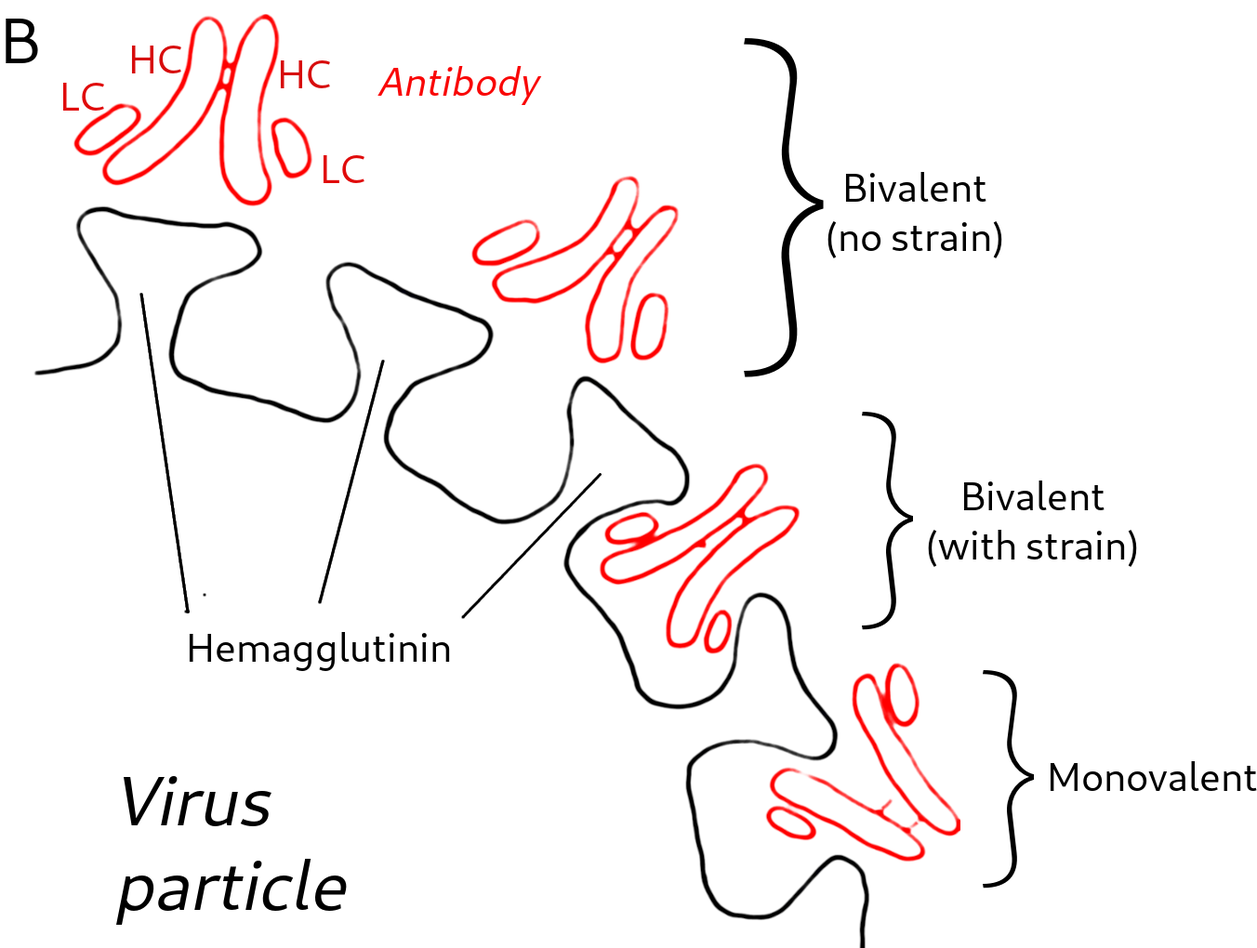
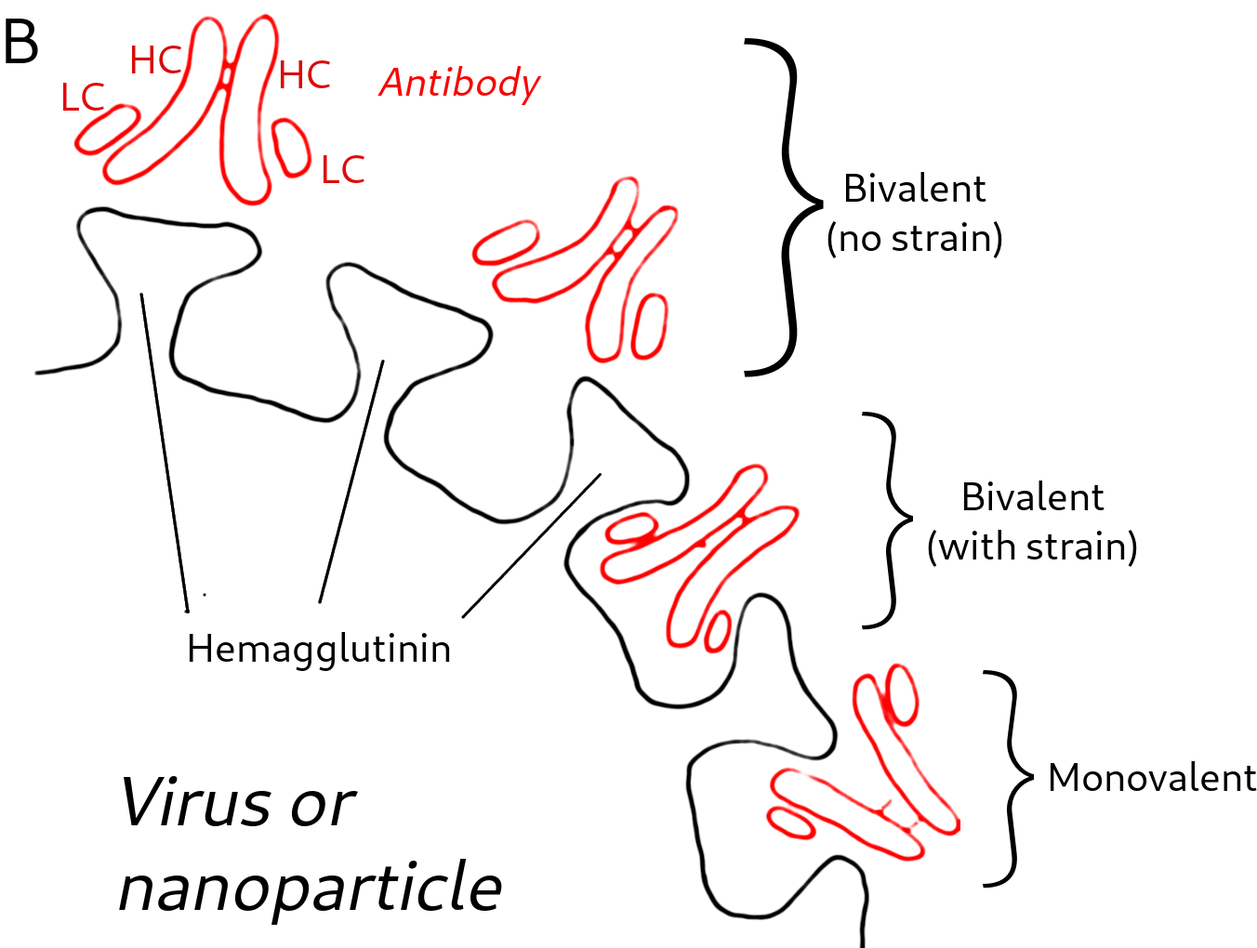
Layer changes from the first 1257 × 948 image to the second:
renamed "Virus ..." to "Virus or ...", painted on it over [116, 790, 502, 925]
